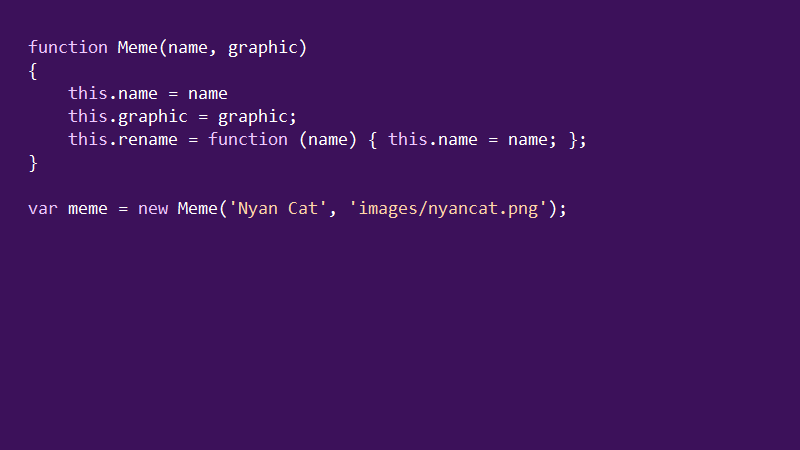
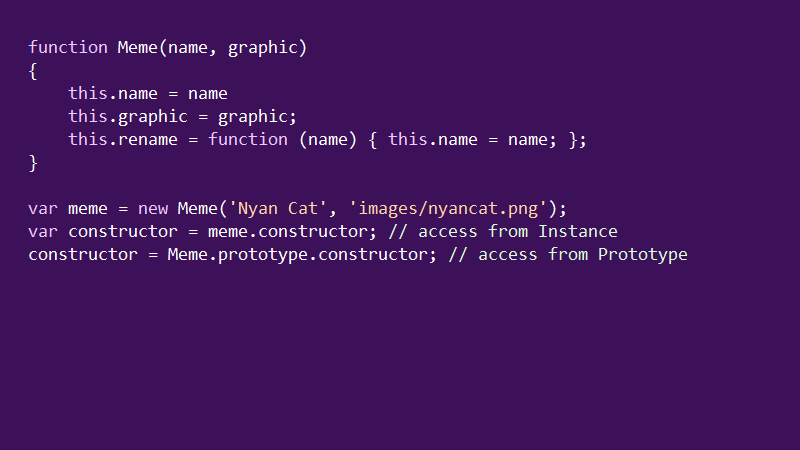
Layers edited between the first and the second 800 × 450 image:
showed "Constructor4" over <box>28,224,688,264</box>
hid "Constructor2" over <box>28,224,688,264</box>
